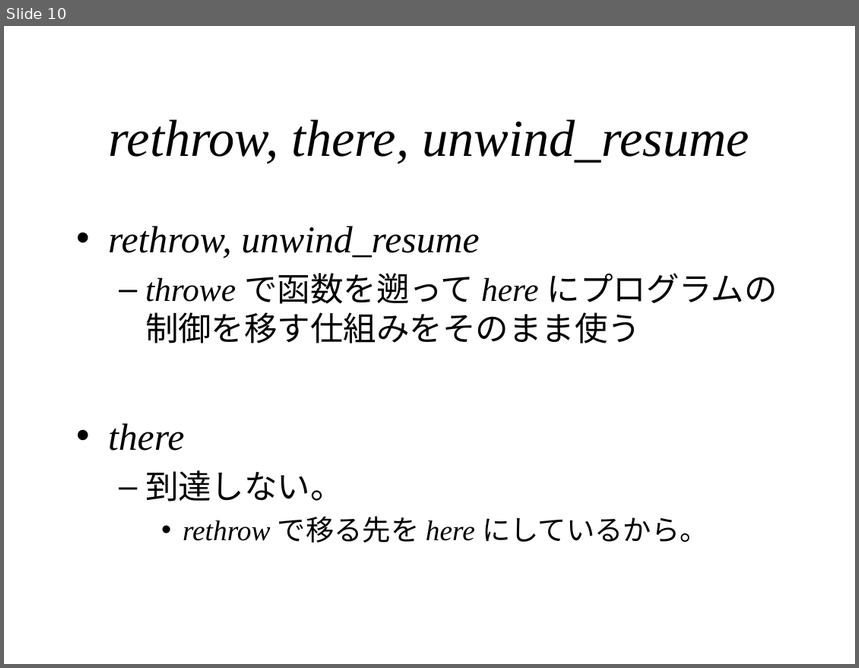
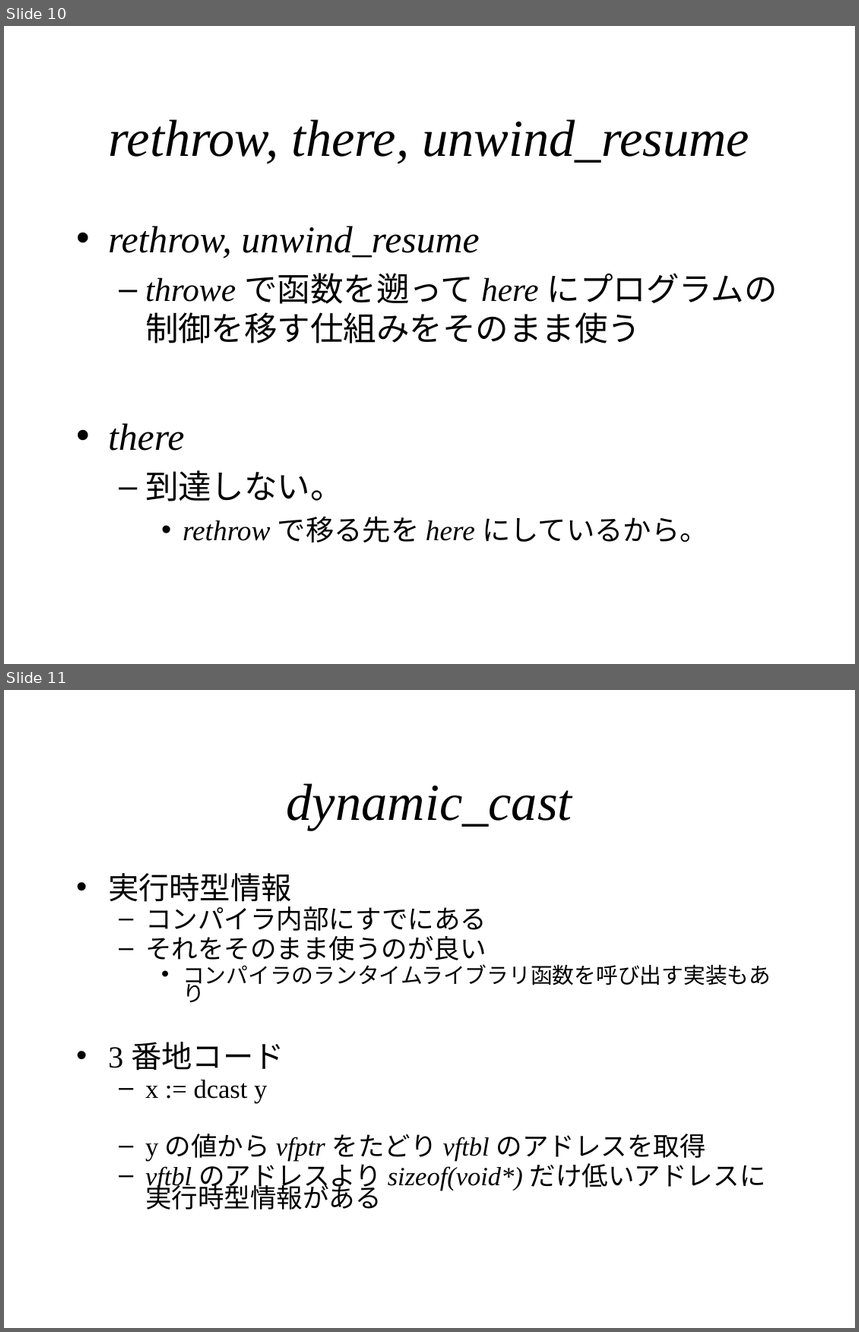
Before and after one commit to KeiHasegawa/tacsim_doc, a slide deck: 04_cxx_support.ppt. Shown one above the other, each under a label of ours: slide 10 before the commit, slides 10 and 11 after it. The pictures are 859x668 and 859x1332 pixels, drawn with LibreOffice and Linux fonts; fonts in the diff are those of the drawing. Boxes give left, top, right and bottom in pixels: in the first picture for what was removed or moved away, otherwise in the second. Text is boxed around its words. In the diff, an @@ line names an element or a change of style, - is before the commit and + after.

```diff
--- a/04_cxx_support.ppt
+++ b/04_cxx_support.ppt
@@ slide 11 added at <box>4,690,855,1328</box>, background #FFFFFF @@
@@ title added at <box>287,783,572,831</box>, 44 pt, text #000000, italic @@
+dynamic_cast
@@ text added at <box>108,873,772,1210</box>, 22.2 pt, text #000000 @@
+• 実行時型情報
+  – コンパイラ内部にすでにある
+  – それをそのまま使うのが良い
+    • コンパイラのランタイムライブラリ函数を呼び出す実装もあり
+• 3 番地コード
+  – x := dcast y
+  – y の値から vfptr をたどり vftbl のアドレスを取得
+  – vftbl のアドレスより sizeof(void*) だけ低いアドレスに実行時型情報がある
```
Also in this commit, not shown: 1 slide changed, 1 other file.
